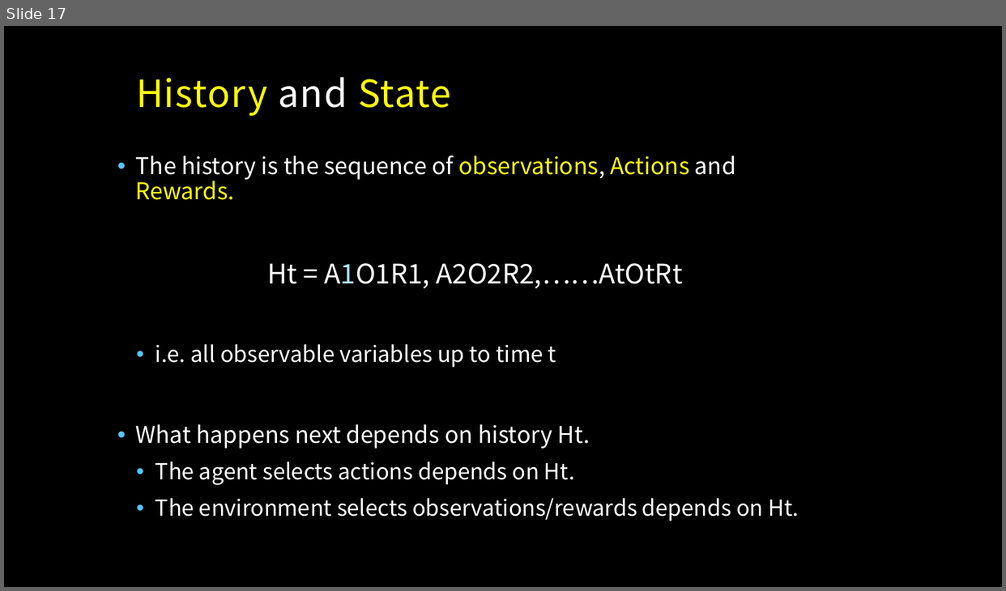
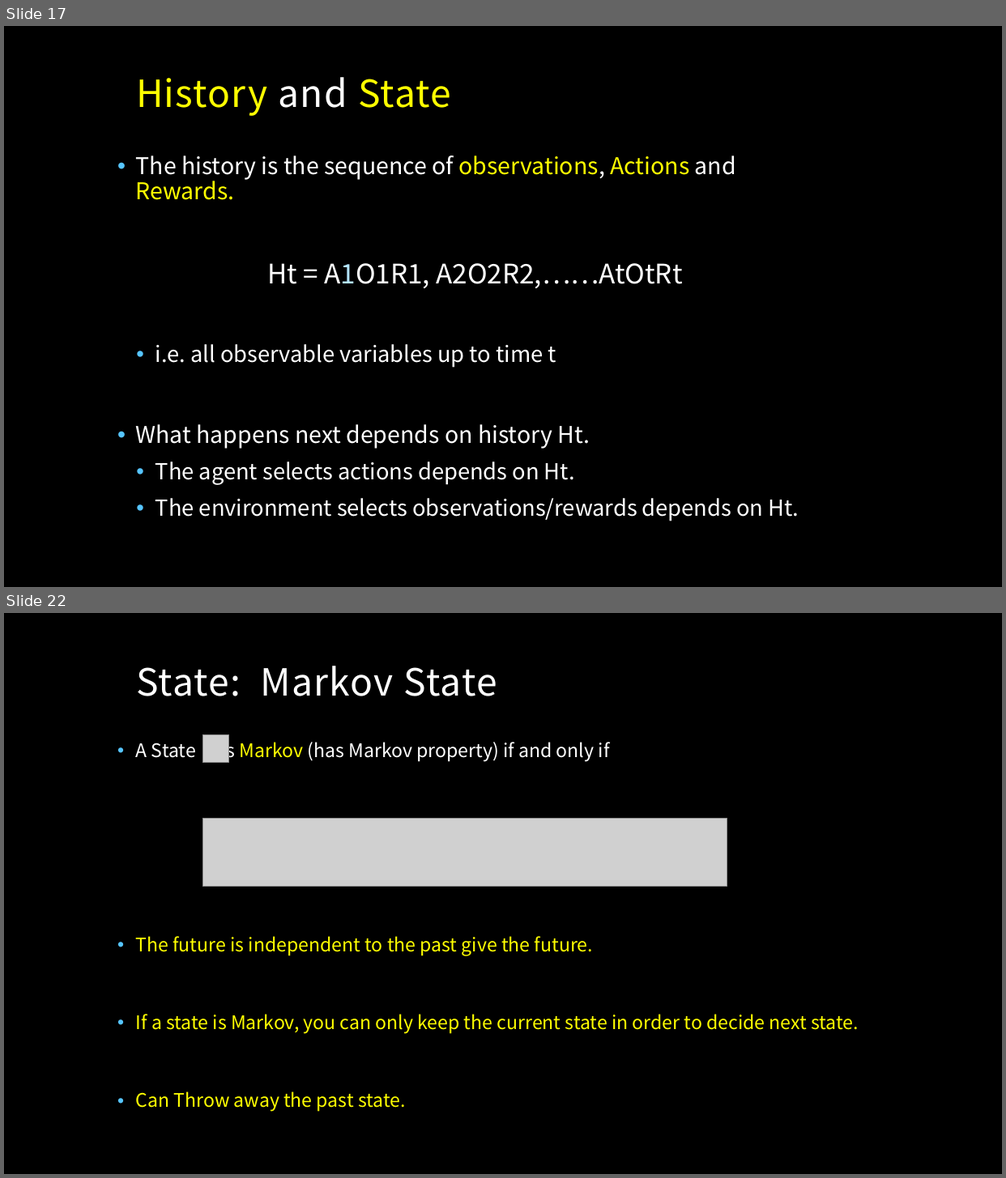
Before and after one commit to MacgyverLin/VintageComputer, a slide deck: Speech/Reinforcement Learning.pptx. Shown one above the other, each under a label of ours: slide 17 before the commit, slides 17 and 22 after it; the slides between them are not shown. The pictures are 1006x591 and 1006x1178 pixels, drawn with LibreOffice and Linux fonts; fonts in the diff are those of the drawing; grey boxes stand for pictures; background and template pictures are left out. Boxes give left, top, right and bottom in pixels: in the first picture for what was removed or moved away, otherwise in the second. Text is boxed around its words. In the diff, an @@ line names an element or a change of style, - is before the commit and + after.

```diff
--- a/Speech/Reinforcement Learning.pptx
+++ b/Speech/Reinforcement Learning.pptx
@@ slide 22 added at (x1=4, y1=613, x2=1002, y2=1174), background picture (left out) @@
@@ title added at (x1=136, y1=666, x2=497, y2=696), 36 pt, text #FFFFFF @@
+State: Markov State
@@ text added at (x1=136, y1=739, x2=859, y2=1112), 18 pt, text #FFFF00 @@
+• A State is Markov (has Markov property) if and only if
+• The future is independent to the past give the future.
+• If a state is Markov, you can only keep the current state in order to decide next state.
+• Can Throw away the past state.
@@ picture added at (x1=202, y1=735, x2=228, y2=763) @@
@@ picture added at (x1=202, y1=818, x2=727, y2=886) @@
```
Also in this commit, not shown: 3 slides changed, 1 other slide added.
